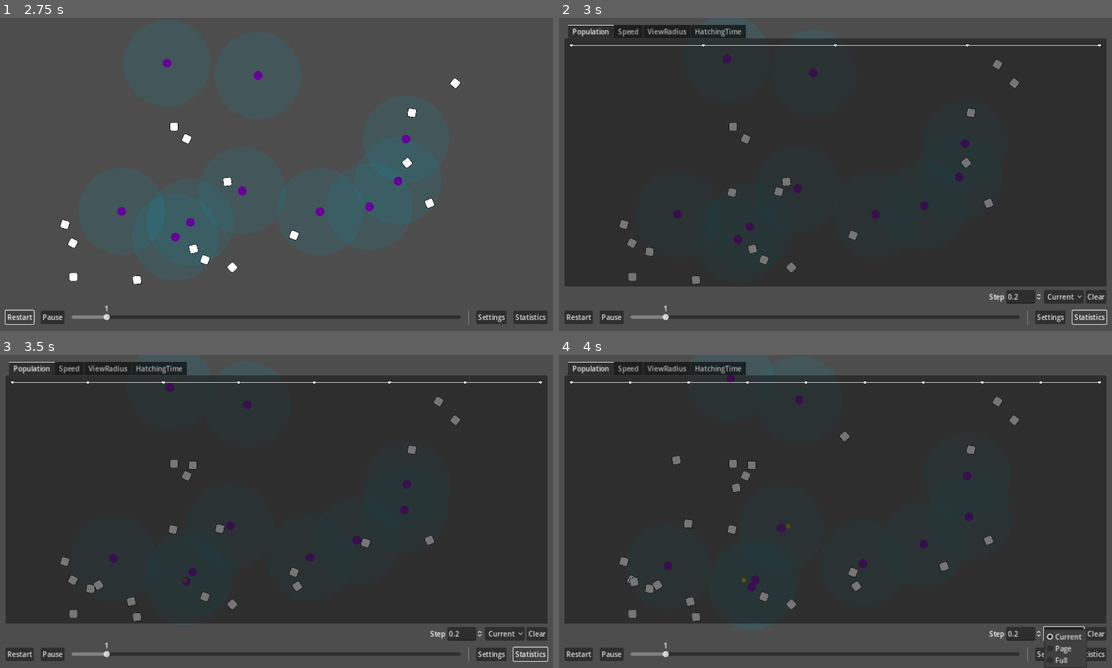
Above: before the commit, frames 1-4 (two rows, left to right).
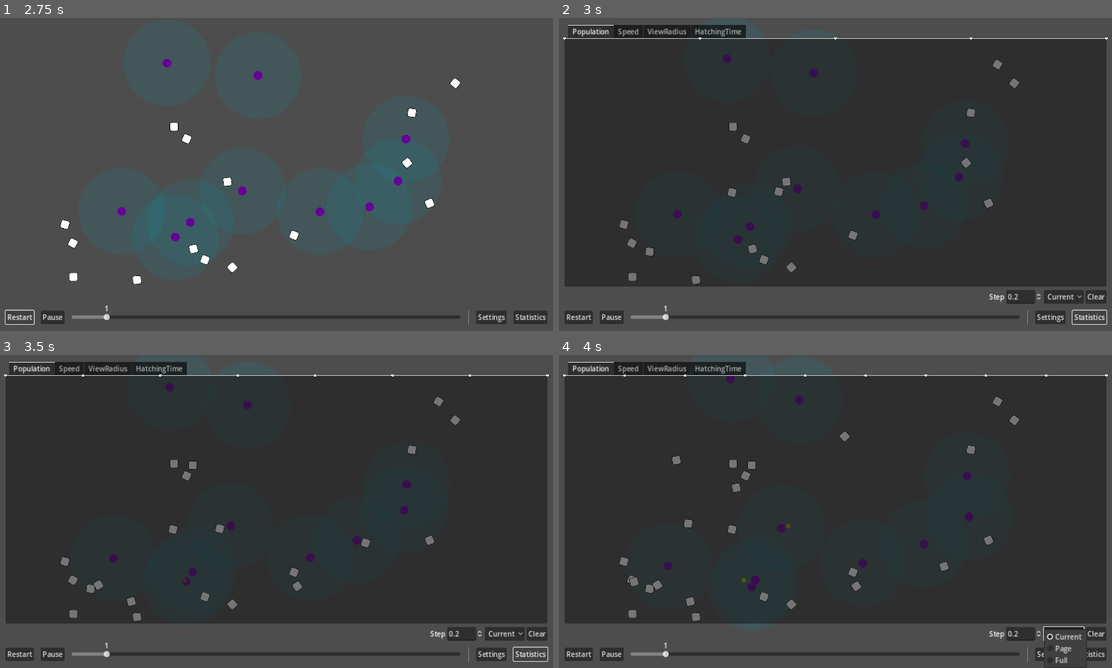
Above: after the commit, the same moments.

Repository: wivest/Natural-Selection
Game: Godot game, scene res://main.tscn
The game is run twice, just before and just after one commit, with the same random seed, the same clock (stepped at 60 frames per second) and the same inputs.
Inputs:
- Up to frame 1 (2.75 s): click "Restart" at 0.5 s; click "Restart" at 1.25 s; click "Restart" at 2 s
- Up to frame 2 (3 s): click "Statistics" at 2.75 s
- Up to frame 3 (3.5 s): no input
- Up to frame 4 (4 s): click "Current" at 3.5 s

Frame 1 is identical in both runs. In frame 2, 0.4% of the frame differs, in the area x 0-100%, y 6-10%; in frame 3, 0.5%; in frame 4, 0.5%.

Commit message:
refactor: make chart tab root

Diff:
--- a/ui/tabs/statistics/statistics.tscn
+++ b/ui/tabs/statistics/statistics.tscn
@@ -31,64 +31,40 @@
 layout_mode = 2
 size_flags_vertical = 3
 
-[node name="Population" type="MarginContainer" parent="Tabs"]
+[node name="Population" type="MarginContainer" parent="Tabs" node_paths=PackedStringArray("parameters")]
 layout_mode = 2
+size_flags_vertical = 3
 theme_override_constants/margin_left = 16
 theme_override_constants/margin_top = 16
 theme_override_constants/margin_right = 16
 theme_override_constants/margin_bottom = 16
-
-[node name="Chart" type="Control" parent="Tabs/Population" node_paths=PackedStringArray("parameters")]
-layout_mode = 2
-size_flags_vertical = 3
 script = ExtResource("1_3uxui")
 getter = SubResource("Resource_xb0yr")
-parameters = NodePath("../../../Parameters")
+parameters = NodePath("../../Parameters")
 
-[node name="Speed" type="MarginContainer" parent="Tabs"]
+[node name="Speed" type="MarginContainer" parent="Tabs" node_paths=PackedStringArray("parameters")]
 visible = false
-layout_mode = 2
-theme_override_constants/margin_left = 16
-theme_override_constants/margin_top = 16
-theme_override_constants/margin_right = 16
-theme_override_constants/margin_bottom = 16
-
-[node name="Chart" type="Control" parent="Tabs/Speed" node_paths=PackedStringArray("parameters")]
 layout_mode = 2
 size_flags_vertical = 3
 script = ExtResource("1_3uxui")
 getter = SubResource("Resource_udqgt")
-parameters = NodePath("../../../Parameters")
+parameters = NodePath("../../Parameters")
 
-[node name="ViewRadius" type="MarginContainer" parent="Tabs"]
+[node name="ViewRadius" type="MarginContainer" parent="Tabs" node_paths=PackedStringArray("parameters")]
 visible = false
-layout_mode = 2
-theme_override_constants/margin_left = 16
-theme_override_constants/margin_top = 16
-theme_override_constants/margin_right = 16
-theme_override_constants/margin_bottom = 16
-
-[node name="Chart" type="Control" parent="Tabs/ViewRadius" node_paths=PackedStringArray("parameters")]
 layout_mode = 2
 size_flags_vertical = 3
 script = ExtResource("1_3uxui")
 getter = SubResource("Resource_1ihg0")
-parameters = NodePath("../../../Parameters")
+parameters = NodePath("../../Parameters")
 
-[node name="HatchingTime" type="MarginContainer" parent="Tabs"]
+[node name="HatchingTime" type="MarginContainer" parent="Tabs" node_paths=PackedStringArray("parameters")]
 visible = false
-layout_mode = 2
-theme_override_constants/margin_left = 16
-theme_override_constants/margin_top = 16
-theme_override_constants/margin_right = 16
-theme_override_constants/margin_bottom = 16
-
-[node name="Chart" type="Control" parent="Tabs/HatchingTime" node_paths=PackedStringArray("parameters")]
 layout_mode = 2
 size_flags_vertical = 3
 script = ExtResource("1_3uxui")
 getter = SubResource("Resource_13tpy")
-parameters = NodePath("../../../Parameters")
+parameters = NodePath("../../Parameters")
 
 [node name="Parameters" parent="." instance=ExtResource("3_eb8hw")]
 layout_mode = 2
